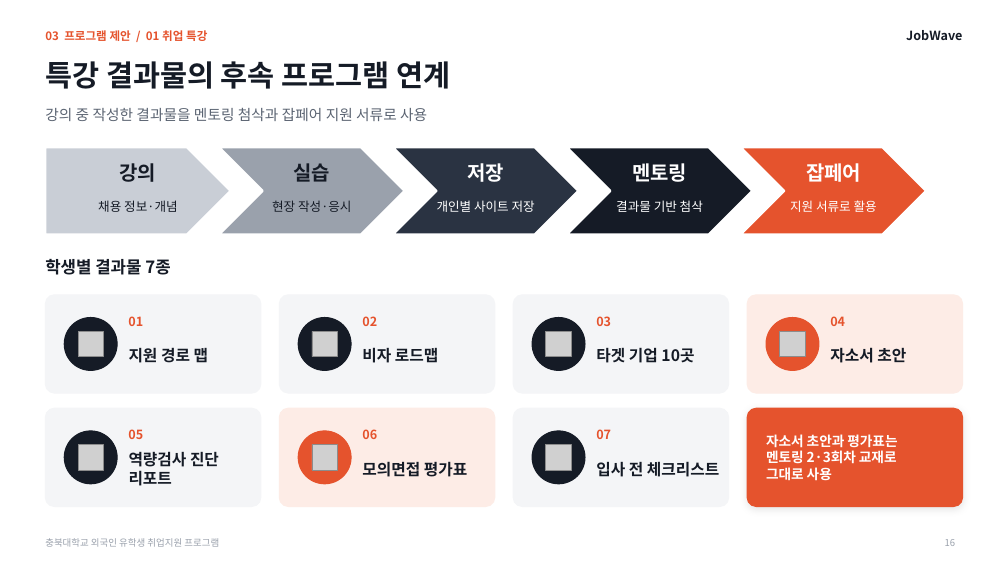
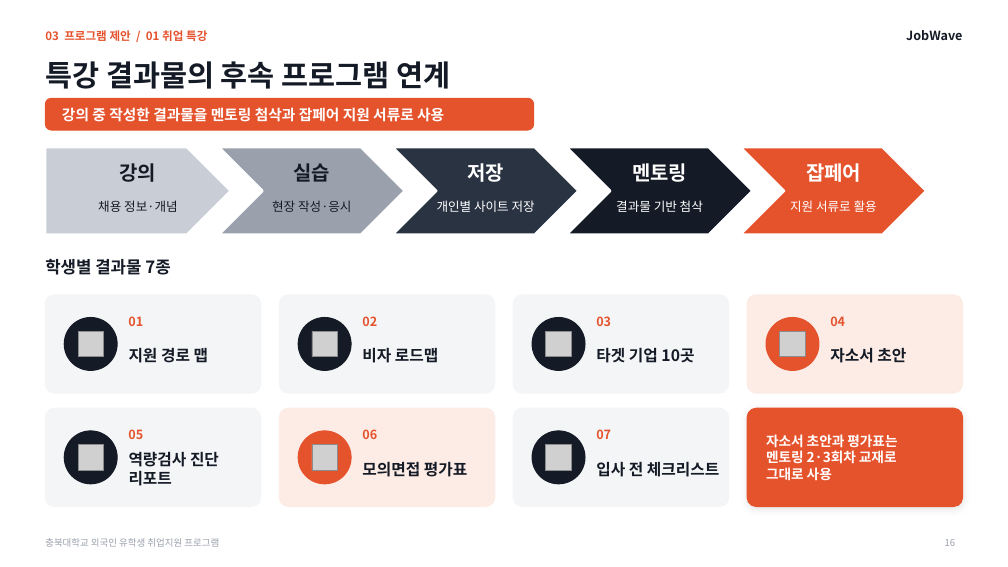
Before and after one commit to job-wave/Codex, a slide deck: slide 16 of output/jobwave-cbnu-proposal/JobWave_proposal_visual.pptx. Drawn at 1008x567 pixels with LibreOffice and Linux fonts; fonts in the diff are those of the drawing; grey boxes stand for pictures. Boxes give left, top, right and bottom in pixels: in the first picture for what was removed or moved away, otherwise in the second. Text is boxed around its words. In the diff, an @@ line names an element or a change of style, - is before the commit and + after.

```diff
--- a/output/jobwave-cbnu-proposal/JobWave_proposal_visual.pptx
+++ b/output/jobwave-cbnu-proposal/JobWave_proposal_visual.pptx
@@ rounded rectangle added at (45, 98, 534, 130), fill #E5532D, outline #E5532D 1 pt @@
@@ text "강의 중 작성한 결과물을 멘토링 ...": place and size @@
-text "강의 중 작성한 결과물을 멘토링 ..." at (45, 108, 427, 121)
+text "강의 중 작성한 결과물을 멘토링 ..." at (62, 107, 444, 122)
@@ text "강의 중 작성한 결과물을 멘토링 ..." at (62, 107, 444, 122): text colour #5B6472 to #FFFFFF, bold on @@
```
Also in this commit, not shown: 26 other slides changed, 1 other file.
